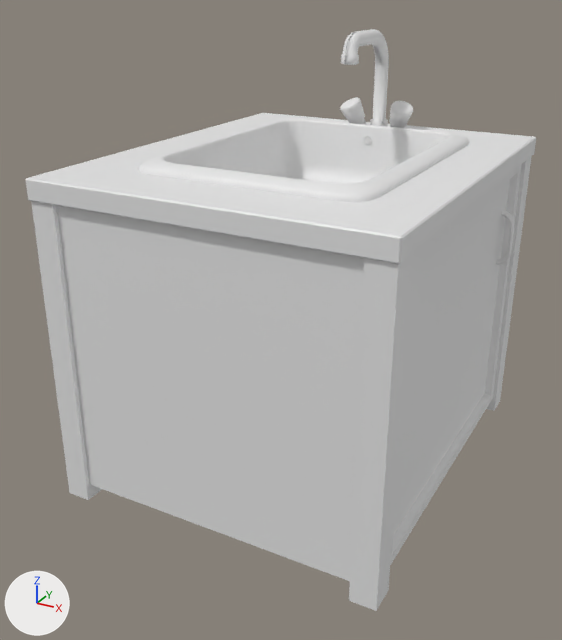
Before and after pictures for a commit that changed the FBX model Assets/Art/Models/G_Sink_01.fbx.
The view is the same before and after, from a 50 mm camera at (15.65, -20.63, 14.84) aimed at (4.81, -0.92, 4.99). Lighting does not change. The marker at lower left points along +X, +Y and +Z. Where no turn or scale is listed for an object, it has been applied to the vertices. Vertices at the same position are counted once.

In view in the first picture: 'Sink'.
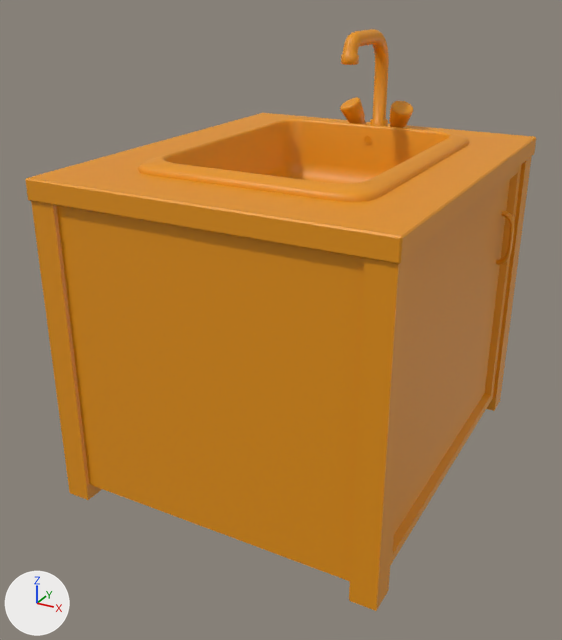
The newer file is also turned or shifted as a whole; pictures and numbers use the older file's frame.

Location of each change, (x1, y1, x2, y2) in pixels of the pictures (562 x 640 px):
```json
{"part": 1, "of": "me_cube_110", "change": "cut back", "before": [343, 29, 412, 128], "after": [341, 101, 412, 145]}
{"part": 2, "of": "me_cube_110", "change": "recoloured", "before": [25, 32, 536, 611], "after": [25, 32, 536, 611], "on screen": "grey to orange"}
```

Edits to the scene script, one JSON object a line:
```json
{"op": "add", "block": "mat_material_012", "code": ["mat_material_012 = principled_material('Material.012')", "mat_material_012.base_color = (0.8, 0.295, 0.00341)  # orange #e7940b"]}
{"block": "me_cube_110", "where": "# used by ob_sink; location = (0.0, 0.0, 0.0)"}
{"op": "remove", "block": "me_cube_110", "code": "me_cube_110.from_pydata(...)  # 1797 vertices, 1716 faces; spans x -0.04..10.51, y -6.11..6.4, z 0.0..13.34"}
{"op": "add", "block": "me_cube_110", "code": "me_cube_110.from_pydata(...)  # 1592 vertices, 1496 faces; spans x -0.04..10.51, y -6.11..6.4, z 0.0..13.34"}
{"block": "me_cube_110", "change": "me_cube_110 part 1: 391 vertices removed from x 0.7..9.74, y 2.21..5.86, z 0.51..13.33; 190 vertices added at x 4.32..6.4, y 2.26..5.23, z 8.18..12.6"}
{"block": "me_cube_110", "change": "me_cube_110 part 2: 1193 faces spanning x -0.04..10.51, y -6.11..6.4, z 0.0..13.34 switch from no material to mat_material_012 (orange #e7940b)"}
```
